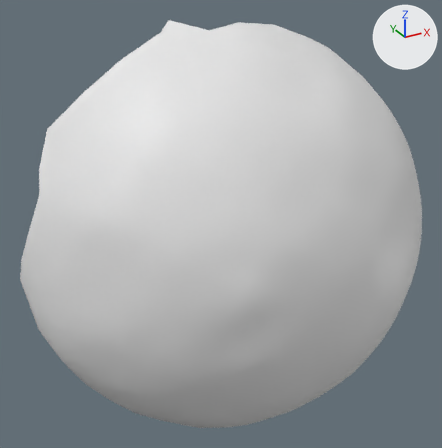
Renders of the OBJ model res/final/onecam_fullvolume/cleanedup/FullVolium.000345.obj from each side of a commit.
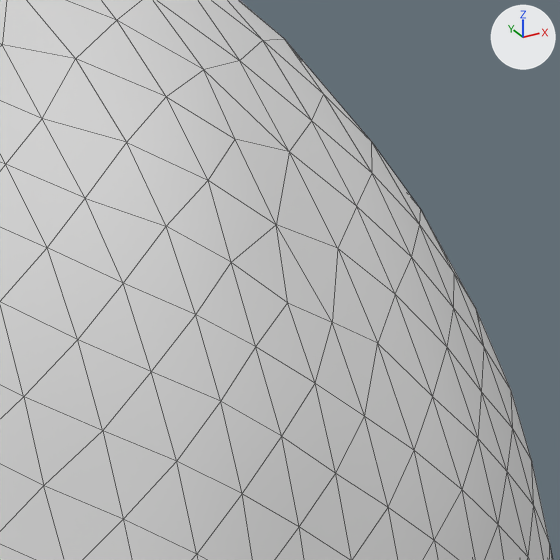
Old and new are each drawn whole from a camera (50 mm lens) standing at (379.9, 429.1, 465.3) and looking at (472.6, 597.7, 381.0) and again close up on the part from 69% to 95% of the width and 16% to 41% of the height. Every picture has the same lights, and +X, +Y and +Z are marked at upper right. The close-ups show mesh edges as thin lines. Where no turn or scale is listed for an object, it has been applied to the vertices.

The scene before the commit, as lines of its bpy script (objects in view):
```python
me_fullvolium_000345 = bpy.data.meshes.new('FullVolium.000345')
me_fullvolium_000345.from_pydata(...)  # 708 vertices, 1380 faces; spans x 408.0..554.1, y 547.9..630.9, z 301.2..446.2
# before: 195 (500.1, 566.7, 419.8) at pixel (231, 262), 225 (495.8, 567.7, 422.2) at pixel (166, 226), 226 (496.0, 572.2, 426.4) at pixel (126, 142), 227 (500.9, 570.2, 424.0) at pixel (208, 180), 228 (501.1, 575.0, 428.1) at pixel (166, 96)
# before: 229 (506.2, 569.8, 420.7) at pixel (276, 224), 230 (505.7, 573.7, 425.3) at pixel (235, 139)
ob_fullvolium_000345 = bpy.data.objects.new('FullVolium.000345', me_fullvolium_000345)
ob_fullvolium_000345.location = (0.0, 0.0, 0.0)
```
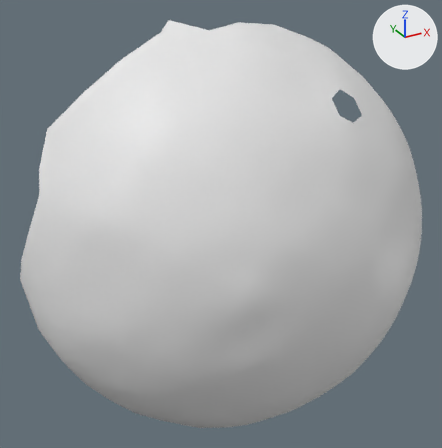
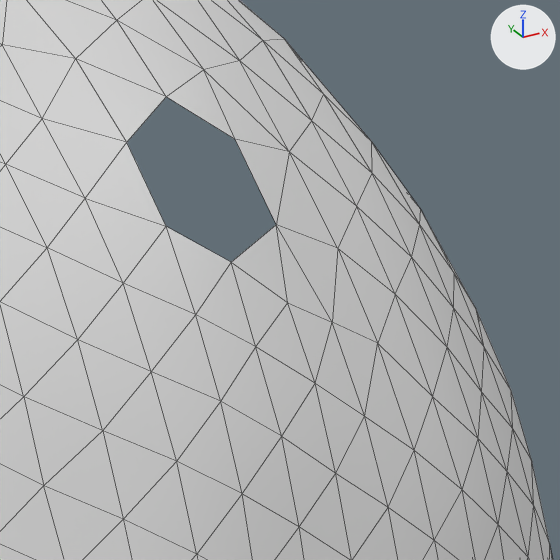
Pixel boxes [x1, y1, x2, y2] of what changed, in the close-ups (560 x 560 px):
part 1 of me_fullvolium_000345, deleted: before [127, 97, 276, 262]

The change, as a diff of the scene's bpy script:
```diff
--- a/res/final/onecam_fullvolume/cleanedup/FullVolium.000345.obj.py
+++ b/res/final/onecam_fullvolume/cleanedup/FullVolium.000345.obj.py
@@ me_fullvolium_000345 @@
 me_fullvolium_000345.from_pydata(...)  # 708 vertices, 1380 faces; spans x 408.0..554.1, y 547.9..630.9, z 301.2..446.2
 # used by ob_fullvolium_000345; location = (0.0, 0.0, 0.0)
 # verts and faces of me_fullvolium_000345; kept vertices keep their numbers, new ones are numbered from 708
+# me_fullvolium_000345 part 1
+delete_vertices([227])  # with the faces that use them
```
